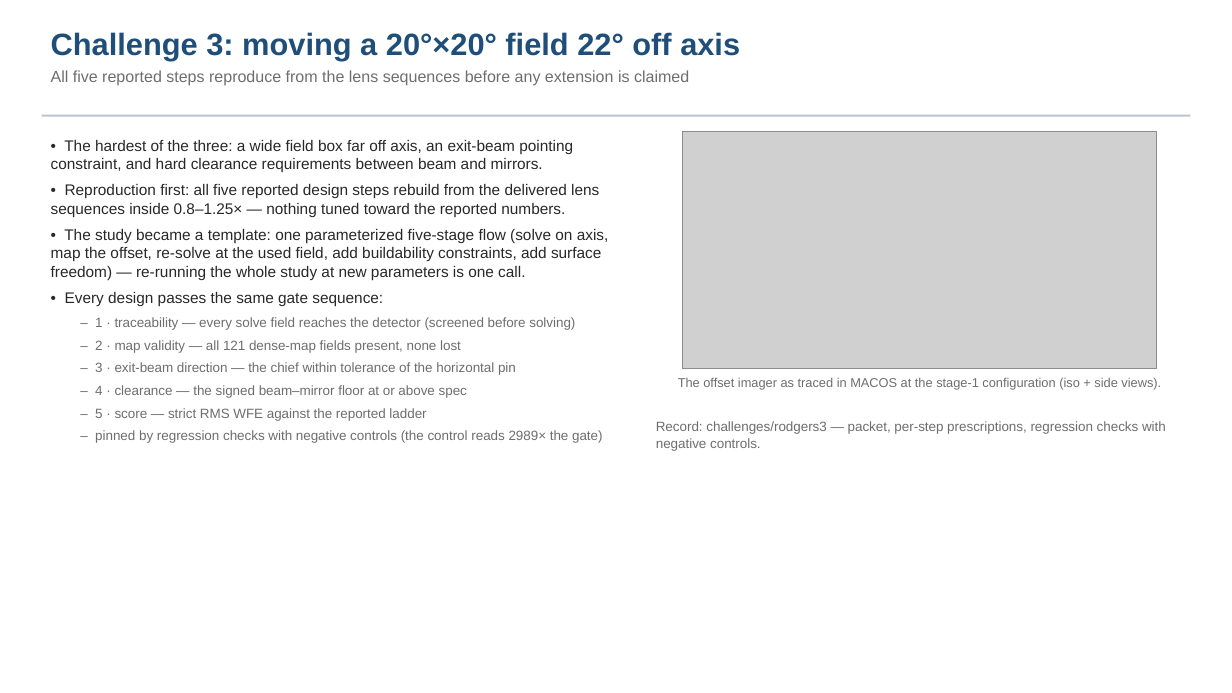
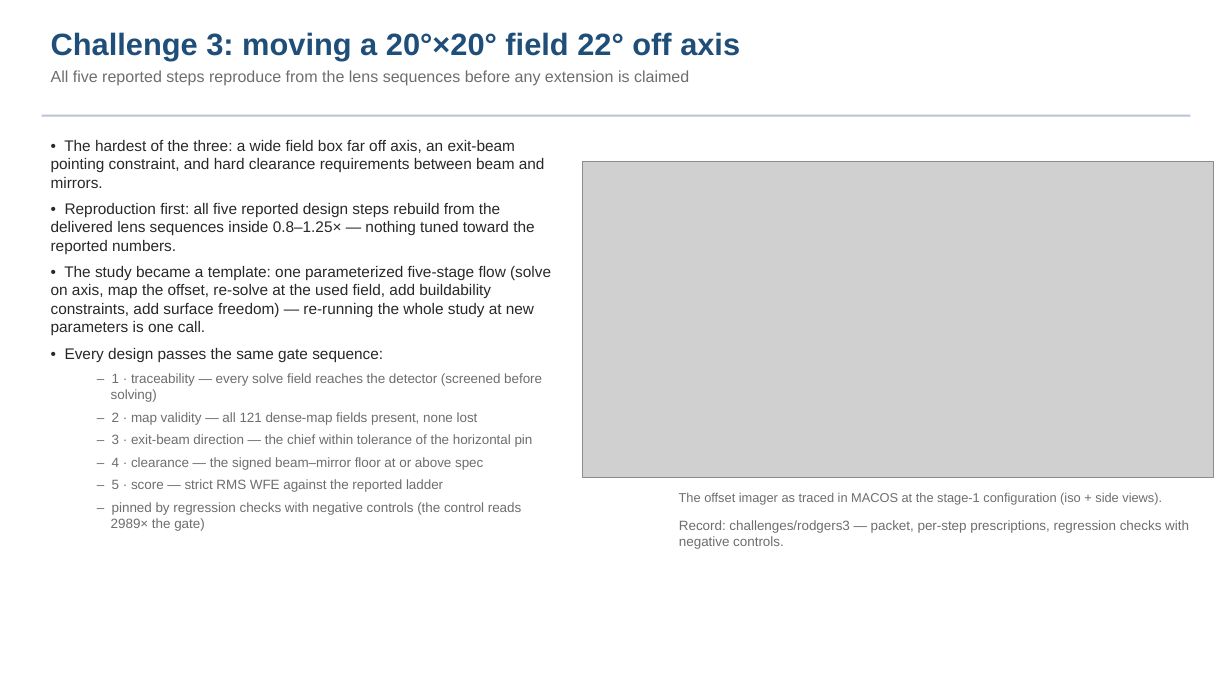
Before and after one commit to nasa-jpl/macos, a slide deck: slide 6 of demo_session/deck_keysight.pptx. Drawn at 1232x693 pixels with LibreOffice and Linux fonts; fonts in the diff are those of the drawing; grey boxes stand for pictures. Boxes give left, top, right and bottom in pixels: in the first picture for what was removed or moved away, otherwise in the second. Text is boxed around its words. In the diff, an @@ line names an element or a change of style, - is before the commit and + after.

```diff
--- a/demo_session/deck_keysight.pptx
+++ b/demo_session/deck_keysight.pptx
@@ picture: place and size @@
-picture at bbox=[682, 131, 1156, 369]
+picture at bbox=[582, 162, 1214, 478]
@@ text at bbox=[111, 373, 542, 531]: indent changed @@
@@ text "The offset imager as traced ...": place and size @@
-text "The offset imager as traced ..." at bbox=[678, 378, 1161, 390]
+text "The offset imager as traced ..." at bbox=[679, 492, 1162, 505]
@@ text "Record: challenges/rodgers3 — packet, per-step ...": place and size @@
-text "Record: challenges/rodgers3 — packet, per-step ..." at bbox=[656, 421, 1166, 451]
+text "Record: challenges/rodgers3 — packet, per-step ..." at bbox=[679, 520, 1189, 549]
```
Also in this commit, not shown: 7 other slides changed, 4 other files.
